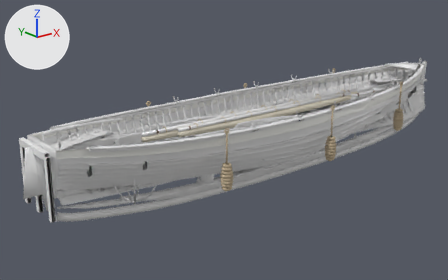
The FBX model boats/exports/rowing2/rowing_cutter_25ft.fbx as it was, and as the next commit left it.
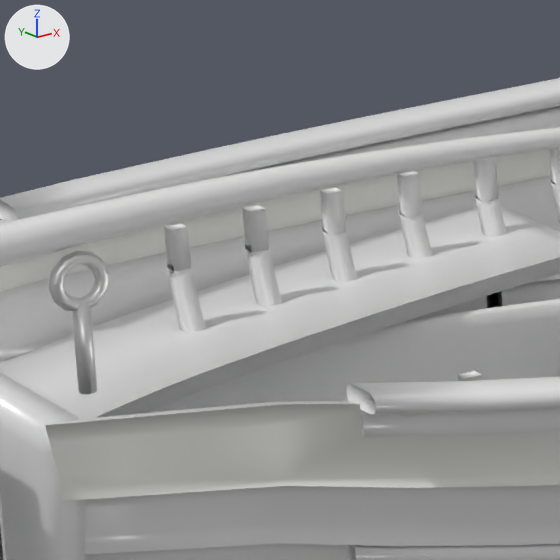
The first picture shows the older version from a 50 mm lens placed at (-6.69, -6.97, 2.76), pointed at (-0.76, 0.44, -0.21). The close-ups show the older and then the newer version on the part from 11% to 25% of the width and 38% to 59% of the height of that picture. Only the edits that show in the close-ups are written down. Every picture has the same lights, and +X, +Y and +Z are marked at upper left.

In view in the first close-up: 'Frames', 'Gunwale_Inwale_Rubstrake', 'Oar_P4', 'Oar_P5', 'Planking_Clinker', 'Ring_Bolts', 'Rudder', 'Stern_Sheets', 'Transom' and 1 more.
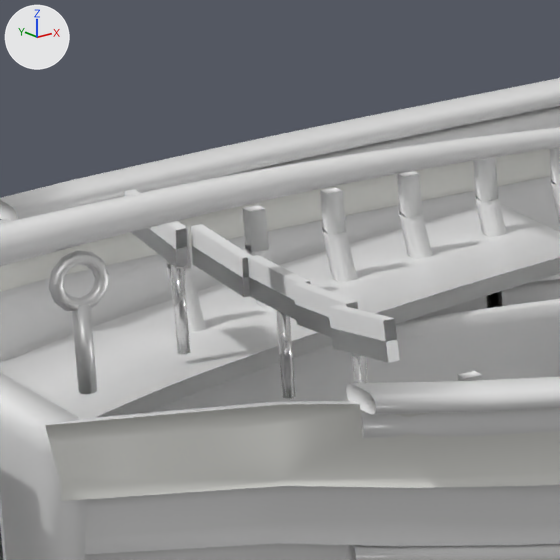
What the commit changed:
Mesh me_stern_backrest is new.
It has 88 vertices, 60 faces and spans x -3.471..-3.42, y -0.388..0.388, z 0.315..0.522.
Faces by material slot: [30, 30].
It uses material mat_tm2_teak (white #e7e7e7).
It uses material mat_tm2_brass (white #e7e7e7).
Object 'Stern_Backrest' (ob_stern_backrest) is new; it shows me_stern_backrest.
Its location is (0.0, 0.0, 0.0).

Pixel boxes (x1, y1, x2, y2) of what changed, in the close-ups (560 x 560 px):
'Stern_Backrest', added: after (125, 189, 400, 399)
    faces in mat_tm2_teak (white #e7e7e7): (125, 189, 400, 363)
    faces in mat_tm2_brass (white #e7e7e7): (171, 264, 367, 399)
